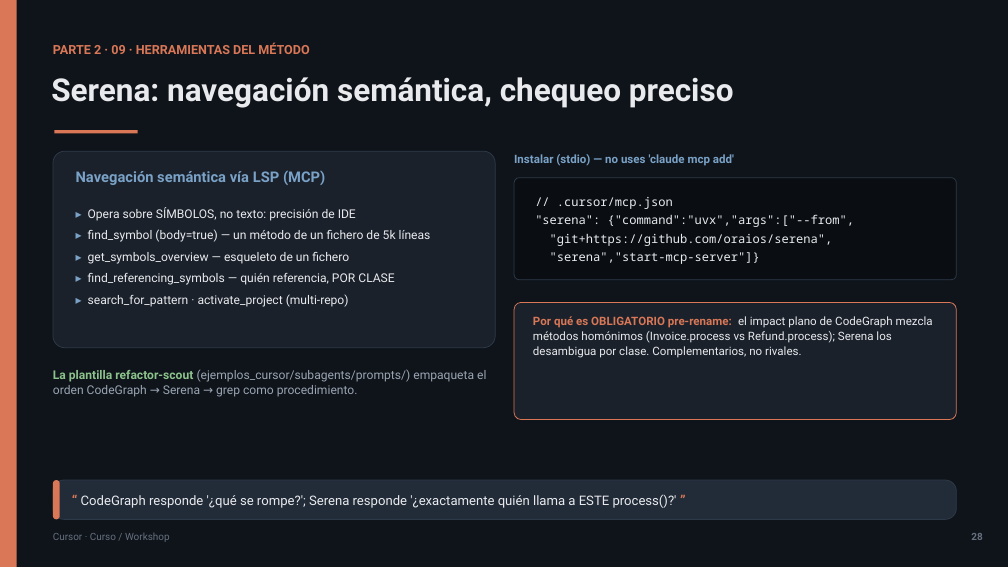
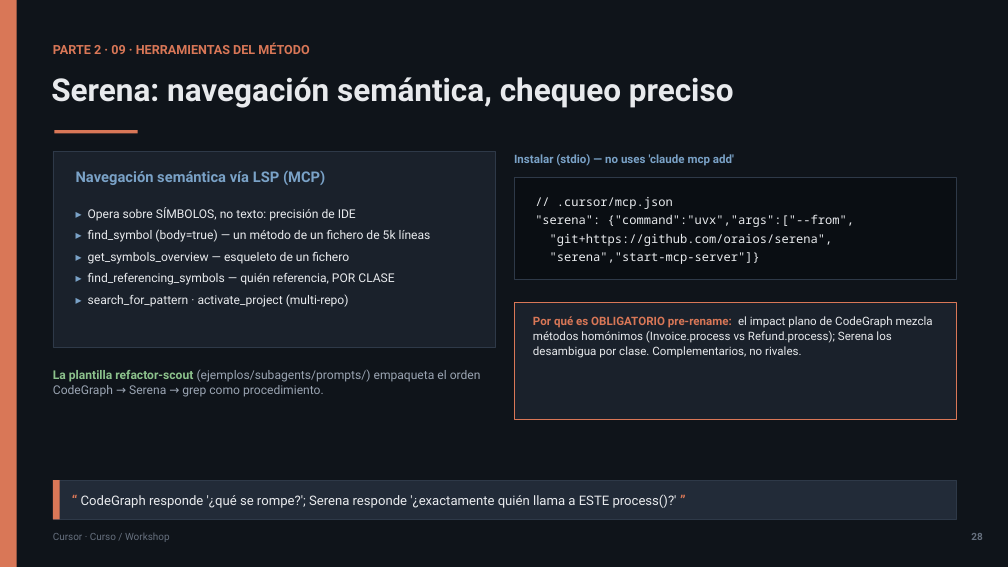
Before and after one commit to olonok69/cursor_code_ml_engineer, a slide deck: slide 28 of presentacion/Cursor_Presentacion.pptx. Drawn at 1008x567 pixels with LibreOffice and Linux fonts; fonts in the diff are those of the drawing. Boxes give left, top, right and bottom in pixels: in the first picture for what was removed or moved away, otherwise in the second. Text is boxed around its words. In the diff, an @@ line names an element or a change of style, - is before the commit and + after.

```diff
--- a/presentacion/Cursor_Presentacion.pptx
+++ b/presentacion/Cursor_Presentacion.pptx
@@ text at (x1=53, y1=370, x2=481, y2=397): text changed @@
-La plantilla refactor-scout (ejemplos_cursor/subagents/prompts/) empaqueta el orden CodeGraph → Serena → grep como procedimiento.
+La plantilla refactor-scout (ejemplos/subagents/prompts/) empaqueta el orden CodeGraph → Serena → grep como procedimiento.
@@ rounded rectangle to rectangle in 4 elements at (x1=53, y1=151, x2=495, y2=348), (x1=514, y1=178, x2=957, y2=280), (x1=514, y1=302, x2=957, y2=420), (x1=53, y1=480, x2=957, y2=520) @@
```
Also in this commit, not shown: 35 other slides changed, 8 other files.
